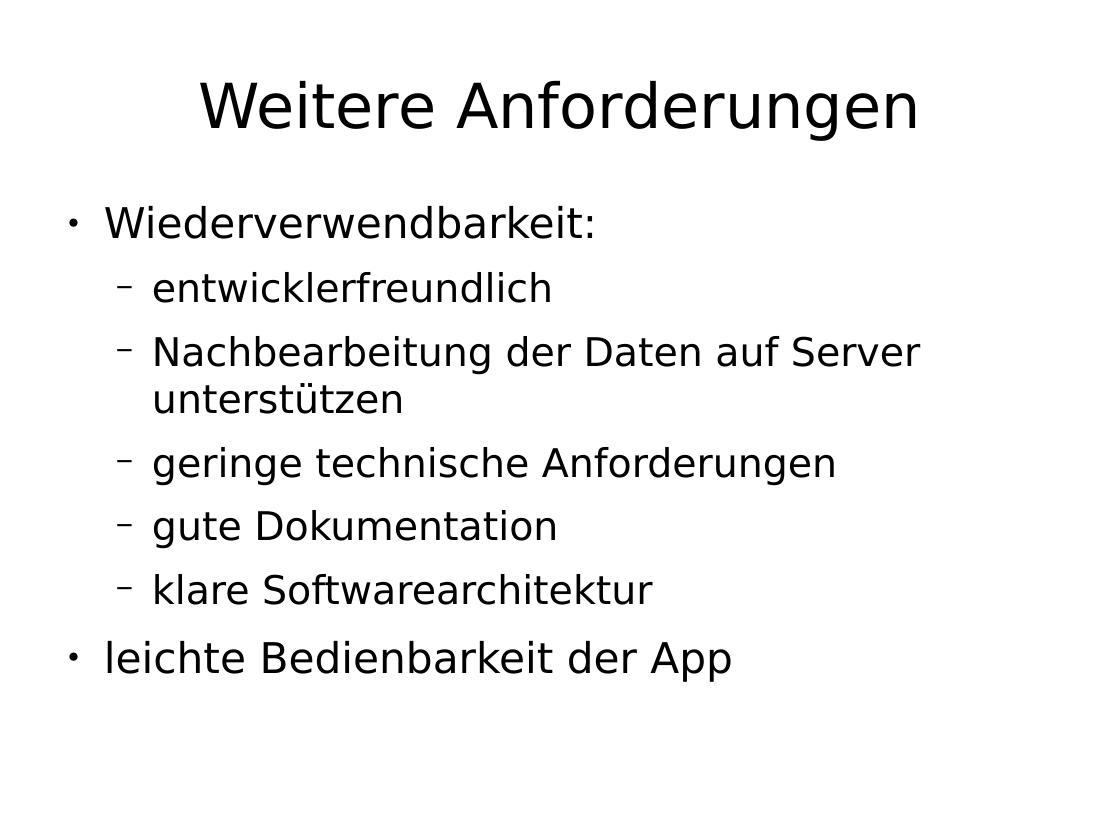
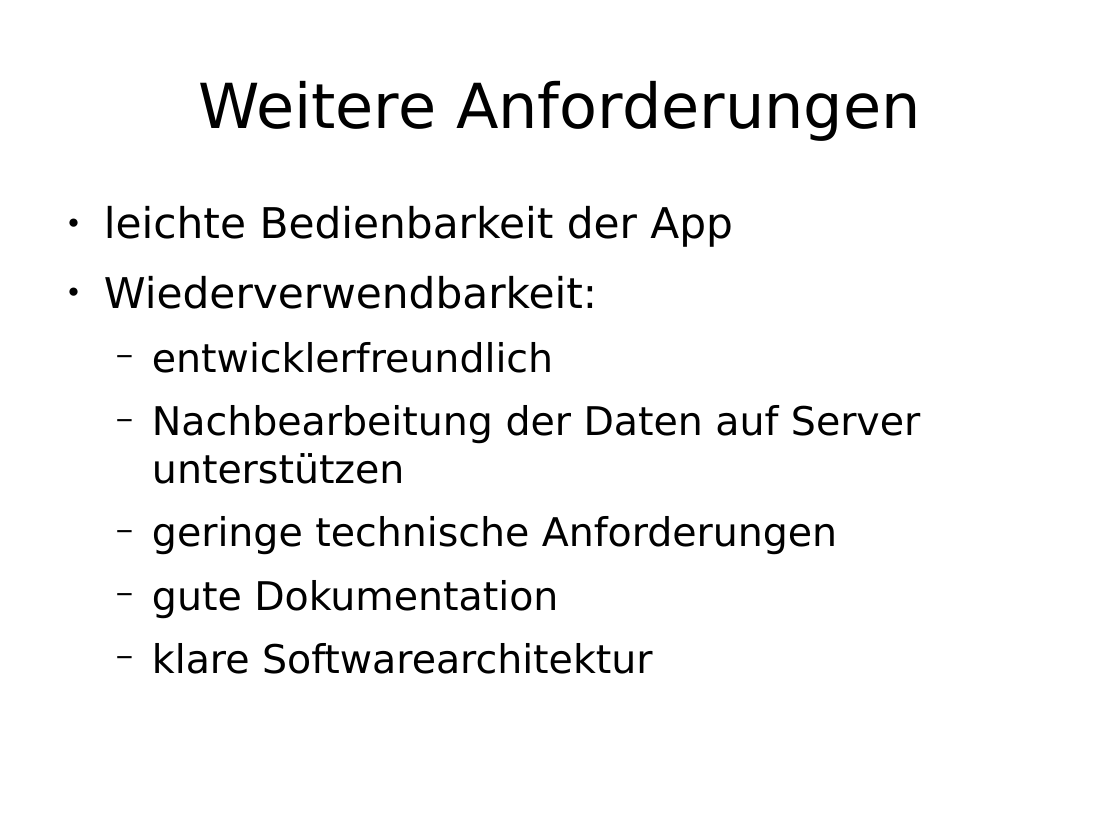
Before and after one commit to enra64/psychic-giggle, a slide deck: slide 9 of zwischenstand anfang dezember.odp. Drawn at 1120x840 pixels with LibreOffice and Linux fonts; fonts in the diff are those of the drawing. Boxes give left, top, right and bottom in pixels: in the first picture for what was removed or moved away, otherwise in the second. Text is boxed around its words. In the diff, an @@ line names an element or a change of style, - is before the commit and + after.

```diff
--- a/zwischenstand anfang dezember.odp
+++ b/zwischenstand anfang dezember.odp
@@ text at [104, 206, 733, 247]: paragraph added @@
+● leichte Bedienbarkeit der App
@@ text at [104, 641, 733, 682]: paragraph removed @@
-● leichte Bedienbarkeit der App
```
Also in this commit, not shown: 1 other slide changed.
